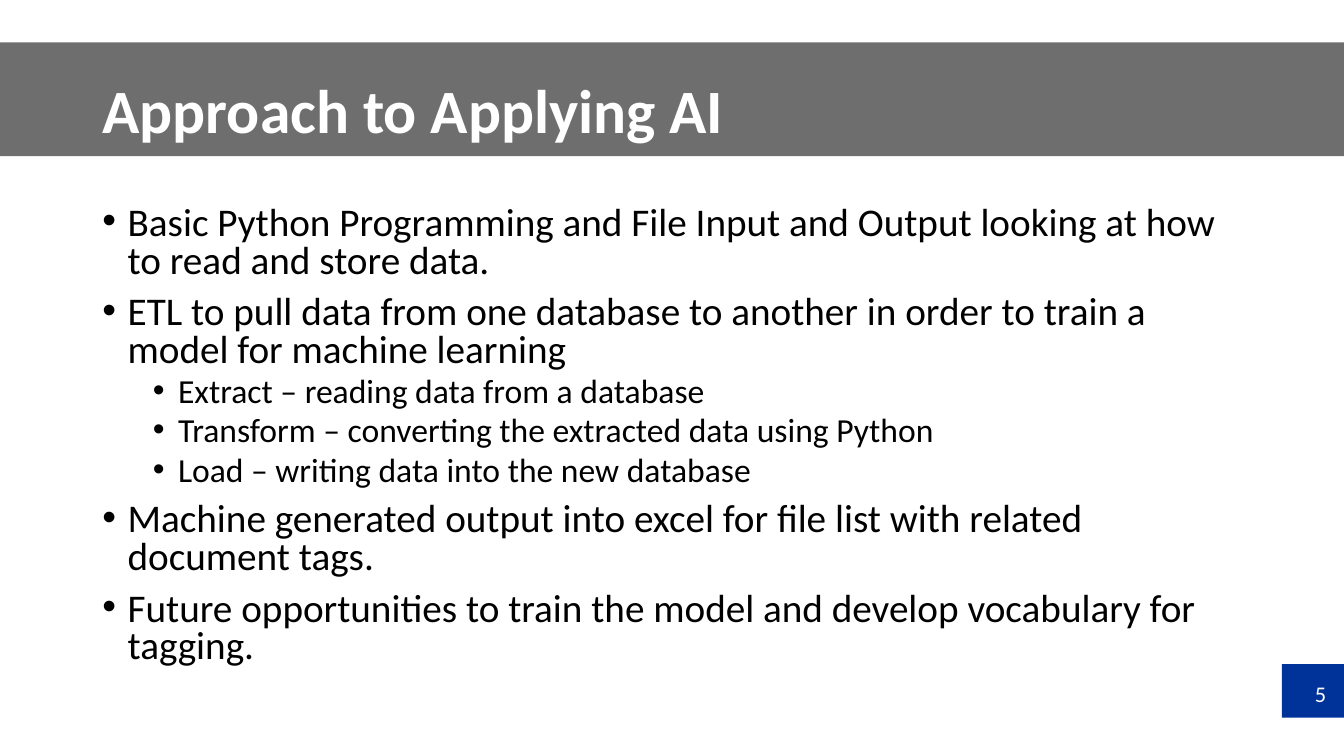
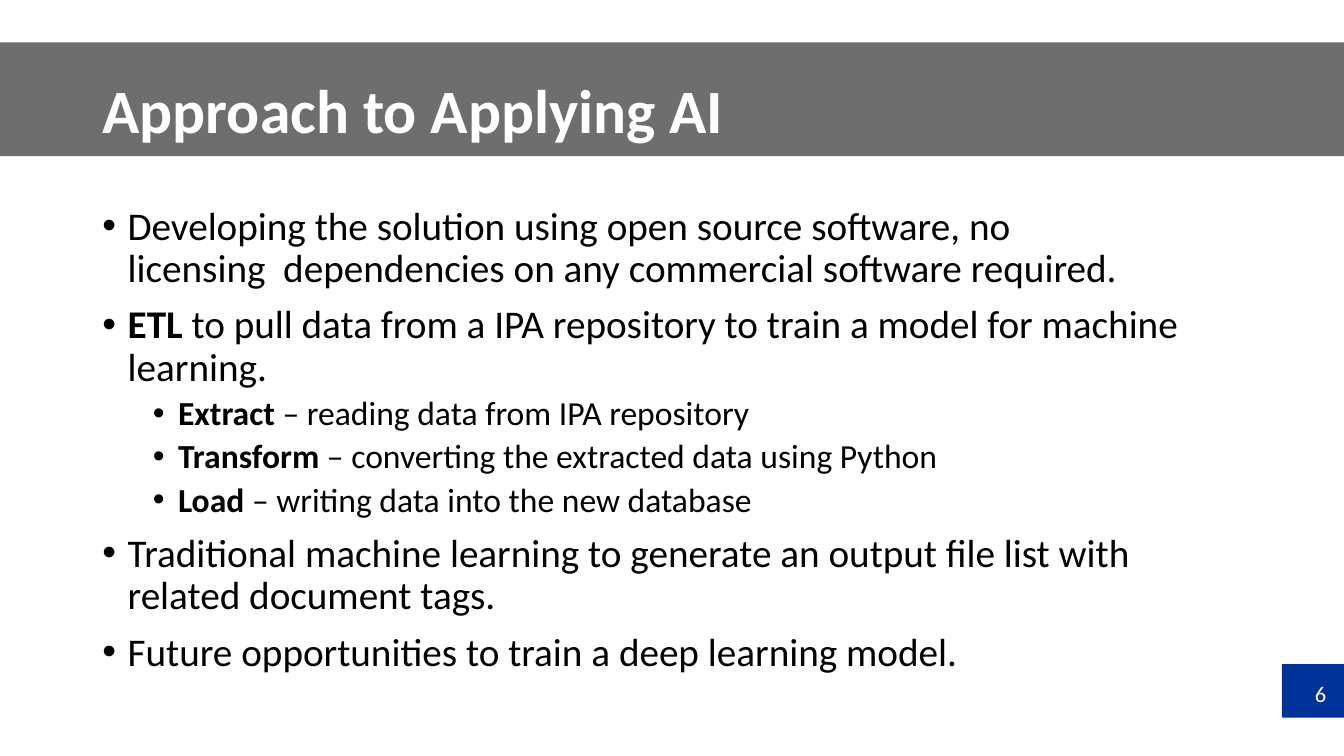
Before and after one commit to shaikh-rashid/ops-hackathon, a slide deck: slide 6 of presentations/AI Hackathon_Archives of Ontario.pptx (slide 5 before the commit). Drawn at 1344x756 pixels with LibreOffice and Linux fonts; fonts in the diff are those of the drawing; background and template pictures are left out. Boxes give left, top, right and bottom in pixels: in the first picture for what was removed or moved away, otherwise in the second. Text is boxed around its words. In the diff, an @@ line names an element or a change of style, - is before the commit and + after.

```diff
--- a/presentations/AI Hackathon_Archives of Ontario.pptx
+++ b/presentations/AI Hackathon_Archives of Ontario.pptx
@@ text at [128, 212, 1178, 431]: text changed @@
-• Basic Python Programming and File Input and Output looking at how to read and store data.
-• ETL to pull data from one database to another in order to train a model for machine learning
-  • Extract – reading data from a database
+• Developing the solution using open source software, no licensing dependencies on any commercial software required.
+• ETL to pull data from a IPA repository to train a model for machine learning.
+  • Extract – reading data from IPA repository
@@ text at [178, 444, 937, 518]: bold on in "Transform", "Load"; line spacing 0.8 to 0.9 @@
@@ text at [128, 539, 1130, 673]: text changed @@
-• Machine generated output into excel for file list with related document tags.
-• Future opportunities to train the model and develop vocabulary for tagging.
+• Traditional machine learning to generate an output file list with related document tags.
+• Future opportunities to train a deep learning model.
@@ page number at [1315, 687, 1326, 702]: text changed @@
-5
+6
```
Also in this commit, not shown: 5 other slides changed, 3 slides added, 1 slide removed.
